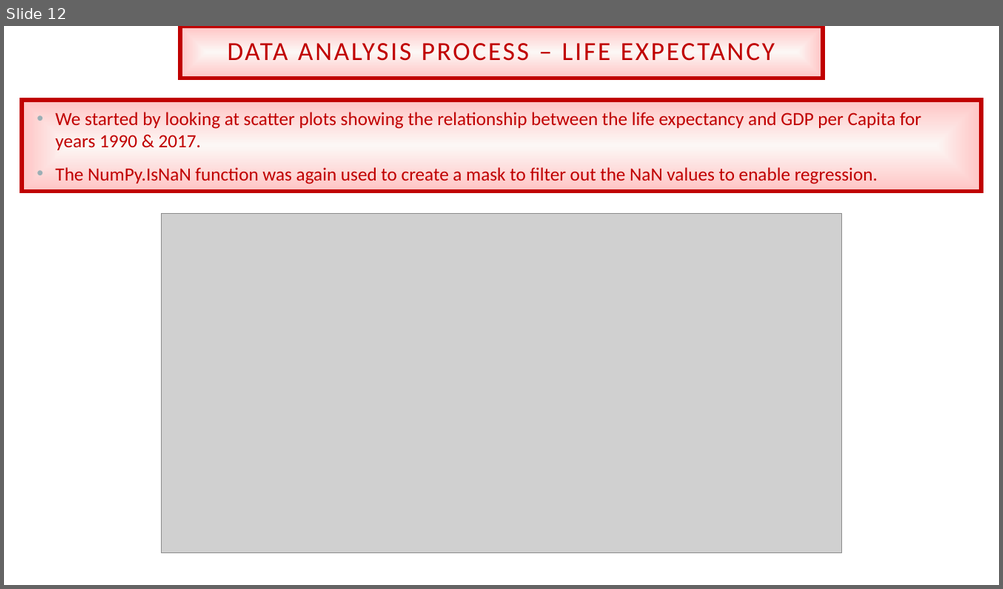
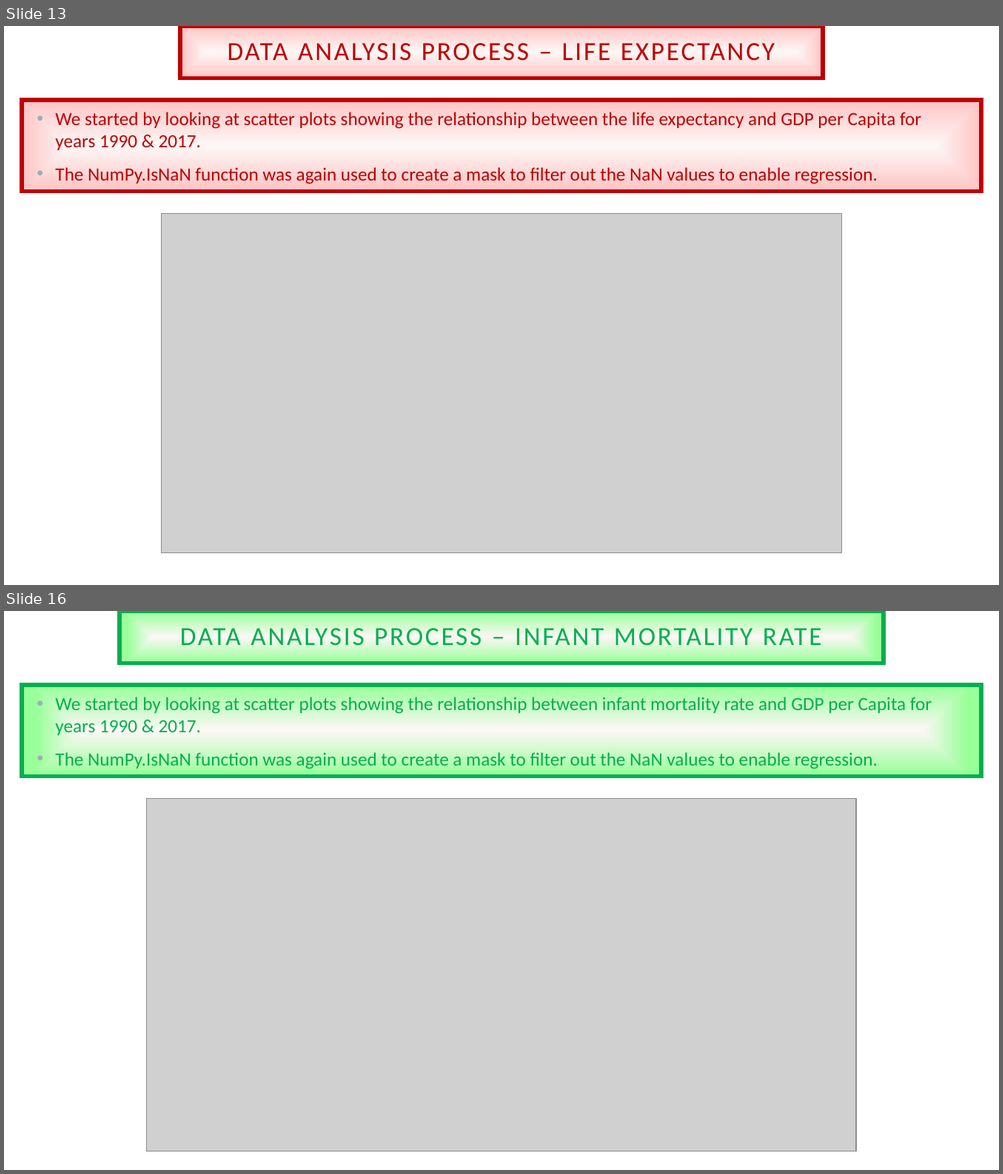
Before and after one commit to TVanEyck/Project1, a slide deck: Impacts of Trade on National Productivity and Well-Being.pptx. Shown one above the other, each under a label of ours: slide 12 before the commit, slides 13 and 16 after it; the slides between them are not shown. The pictures are 1003x589 and 1003x1174 pixels, drawn with LibreOffice and Linux fonts; fonts in the diff are those of the drawing; grey boxes stand for pictures; background and template pictures are left out. Boxes give left, top, right and bottom in pixels: in the first picture for what was removed or moved away, otherwise in the second. Text is boxed around its words. In the diff, an @@ line names an element or a change of style, - is before the commit and + after.

```diff
--- a/Impacts of Trade on National Productivity and Well-Being.pptx
+++ b/Impacts of Trade on National Productivity and Well-Being.pptx
@@ slide 16 added at box(4, 611, 999, 1170), background picture (left out) @@
@@ title added at box(119, 611, 884, 664), fill gradient #FCF7F5 to #99FF99, outline #00B050 4 pt, 25.2 pt, text #00B050 @@
+DATA ANALYSIS PROCESS – INFANT MORTALITY RATE
@@ rectangle added at box(22, 685, 981, 777), fill gradient #FCF7F5 to #99FF99, outline #00B050 4 pt, 18 pt, text #00B050 @@
+• We started by looking at scatter plots showing the relationship between infant mortality rate and GDP per Capita for years 1990 & 2017.
+• The NumPy.IsNaN function was again used to create a mask to filter out the NaN values to enable regression.
@@ picture added at box(147, 798, 856, 1151) @@
@@ what was slide 12 is now slide 13 @@
```
Also in this commit, not shown: 1 slide changed, 9 other slides added, 4 other files.
